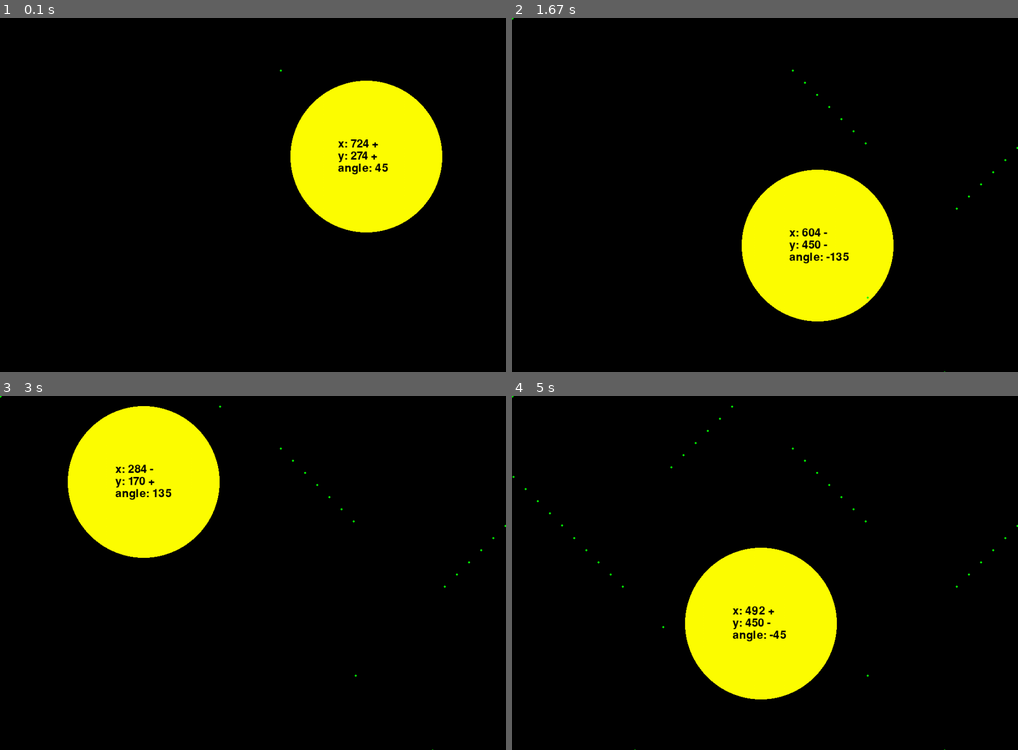
Above: before the commit, frames 1-4 (two rows, left to right).
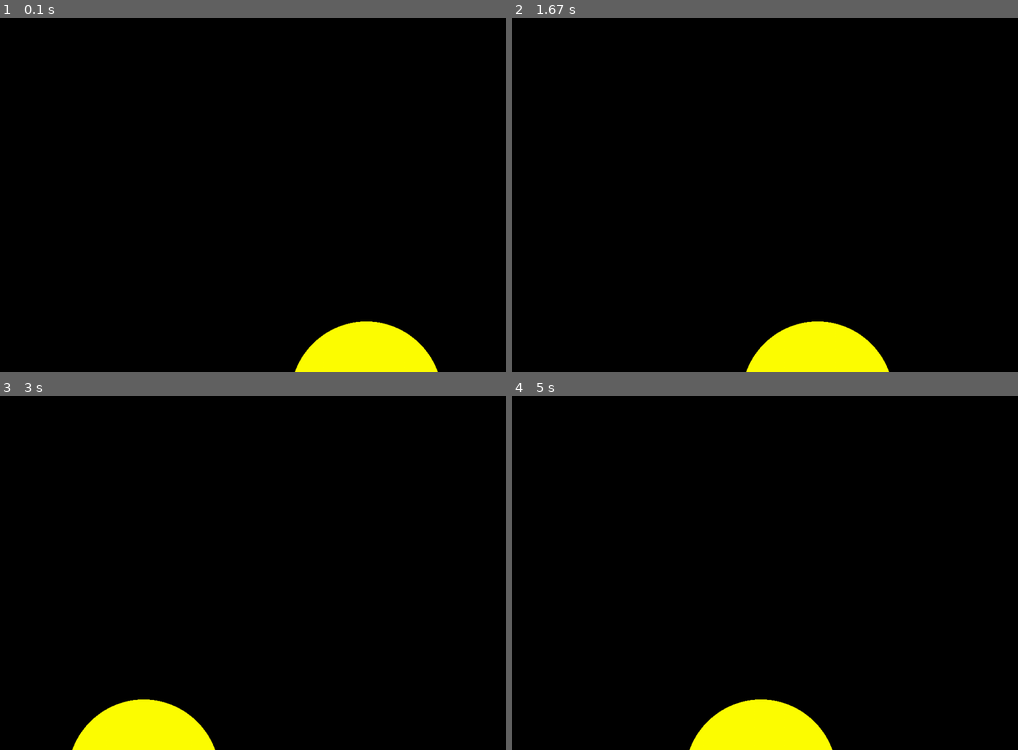
Above: after the commit, the same moments.

Repository: Archanciel/Learning_Pygame
Game: pygame game, started from bouncing_ball_imperfect_collide/bouncing_physics.py
Two runs of this game, one before a commit and one after it. Both use one fixed random seed, a clock stepped at 60 frames per second and the inputs below.
Inputs:
- Up to frame 1 (0.1 s): no input
- Up to frame 2 (1.67 s): no input
- Up to frame 3 (3 s): no input
- Up to frame 4 (5 s): no input

The runs differ from the first frame. In frame 1, 13% of the frame differs, in the area x 55-88%, y 14-100%; in frame 2, 13%; in frame 3, 13%; in frame 4, 13%, in the area x 0-100%, y 0-100%.

Commit message:
tracing now ok. But must be improved

Diff:
--- a/bouncing_ball_imperfect_collide/ball_no_sprite_explore.py
+++ b/bouncing_ball_imperfect_collide/ball_no_sprite_explore.py
@@ -40,6 +40,9 @@
 		self.previousY = 0
 		self.previousSteppedX = 0
 		self.previousSteppedY = 0
+		self.previousMoveRight = None
+		self.previousMoveDown = None
+		self.directionChangeNumber = -2
 
 	def update(self):
 		delta_x = self.speed * math.cos(self.angle)
@@ -82,6 +85,16 @@
 		moveRight = (currentX - self.previousX) > 0
 		moveDown = (currentY - self.previousY) > 0
 
+		if self.previousMoveRight != moveRight or self.previousMoveDown != moveDown:
+			# ball direction changed
+			self.previousMoveRight = moveRight
+			self.previousMoveDown = moveDown
+			self.directionChangeNumber += 1
+
+			if self.directionChangeNumber >= 3:
+				self.trajectPoints = []
+				self.directionChangeNumber = 0
+
 		self.previousX = currentX
 		self.previousY = currentY
 
@@ -108,8 +121,7 @@
 		x = 0
 		y = 0
 		if moveRight and moveDown:
-			angle = self.angle
-			a = self.radius / math.sin(angle) * math.cos(angle)
+			a = self.radius / math.sin(self.angle) * math.cos(self.angle)
 			x = self.rect.left
 			y = self.rect.centery - a
 		elif not moveRight and moveDown:
@@ -118,6 +130,18 @@
 			o = self.radius / math.cos(angle) * math.sin(angle)
 			x = self.rect.right
 			y = self.rect.centery - o
+		elif not moveRight and not moveDown:
+			a = self.radius
+			o = a * math.sin(self.angle) / math.cos(self.angle)
+			x = self.rect.centerx + o
+			y = self.rect.centery + a
+		elif moveRight and not moveDown:
+			calcAngleDegree = 180 - angleDegree
+			angle = math.radians(calcAngleDegree)
+			o = self.radius
+			a = o * math.cos(angle) / math.sin(angle)
+			x = self.rect.centerx - a
+			y = self.rect.centery + o
 
 		if abs(x - self.previousSteppedX) > BALL_TRACING_STEP_SIZE and abs(y - self.previousSteppedY) > BALL_TRACING_STEP_SIZE:
 			self.trajectPoints.append(pg.Rect(x, y, 2, 2))
--- a/bouncing_ball_imperfect_collide/bouncing_physics.py
+++ b/bouncing_ball_imperfect_collide/bouncing_physics.py
@@ -67,7 +67,7 @@
 						color=YELLOW,
 						radius=150,
 						startX=550,
-						startY=100,
+						startY=600,
 						speed=6,
 						angle=-45)
 		else:
@@ -75,14 +75,12 @@
 						allBalls=self.allBalls,
 						color=YELLOW,
 						radius=70,
-						startX=1 * 200,
-						startY=1 * 100,
+						startX=200,
+						startY=600,
 						speed=2,
-						angle=-45)
+						angle=45)
 
 		self.allBalls.append(ball)
-
-		colIdx = random.randrange(0, 4)
 
 		# second ball
 
@@ -92,10 +90,10 @@
 							allBalls=self.allBalls,
 							color=GREEN,
 							radius=250,
-							startX=600,
+							startX=100,
 							startY=1700,
 							speed=8,
-							angle=-45)
+							angle=45)
 			else:
 				ball = Ball(screen=self.screen,
 							allBalls=self.allBalls,
